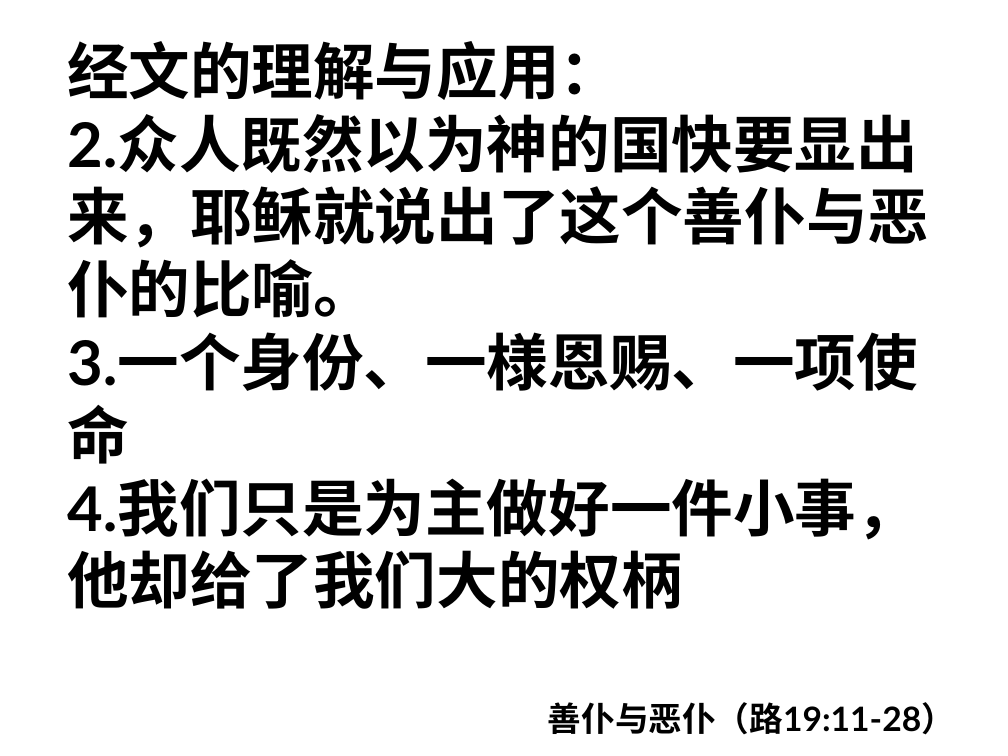
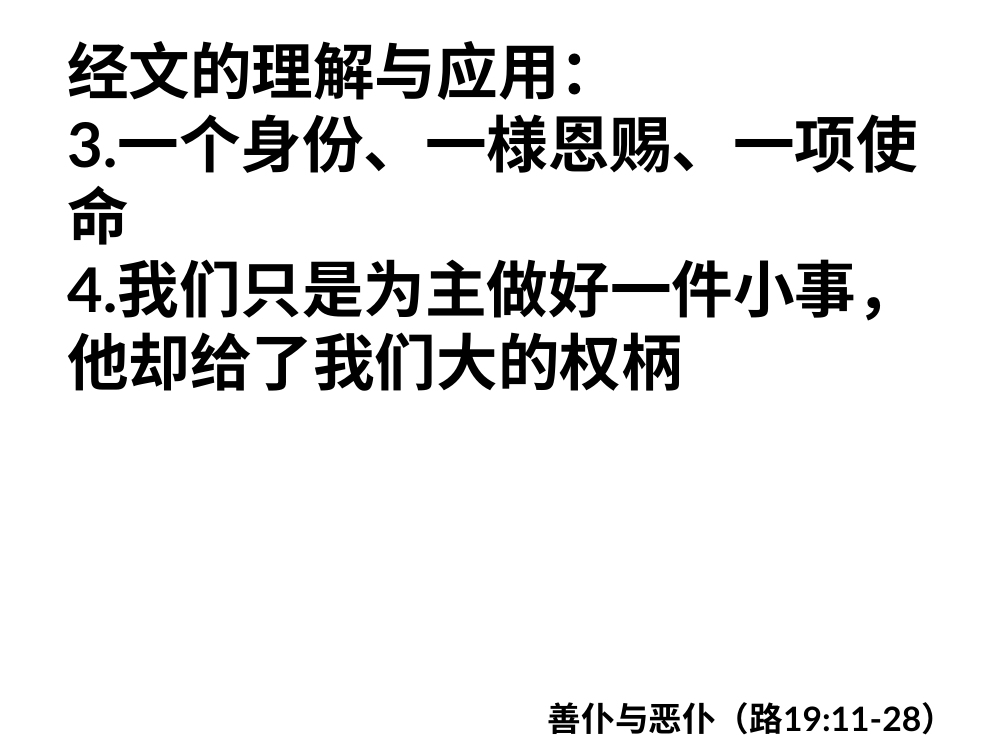
Before and after one commit to jackey-qiu/pyworship, a slide deck: slide 93 of 2023-08-16.pptx (slide 89 before the commit). Drawn at 1008x756 pixels with LibreOffice and Linux fonts; fonts in the diff are those of the drawing. Boxes give left, top, right and bottom in pixels: in the first picture for what was removed or moved away, otherwise in the second. Text is boxed around its words. In the diff, an @@ line names an element or a change of style, - is before the commit and + after.

```diff
--- a/2023-08-16.pptx
+++ b/2023-08-16.pptx
@@ text at <box>67,114,929,318</box>: paragraph removed @@
-2.众人既然以为神的国快要显出来，耶稣就说出了这个善仆与恶仆的比喻。
```
Also in this commit, not shown: 4 other slides changed, 9 slides added, 1 other file.
